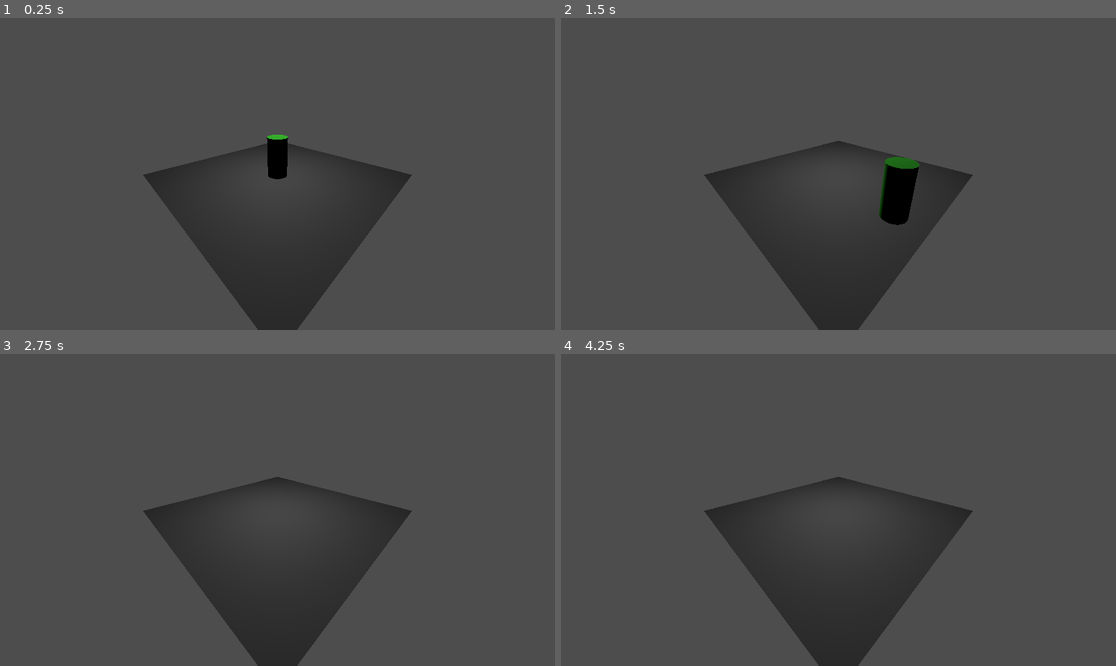
Above: before the commit, frames 1-4 (two rows, left to right).
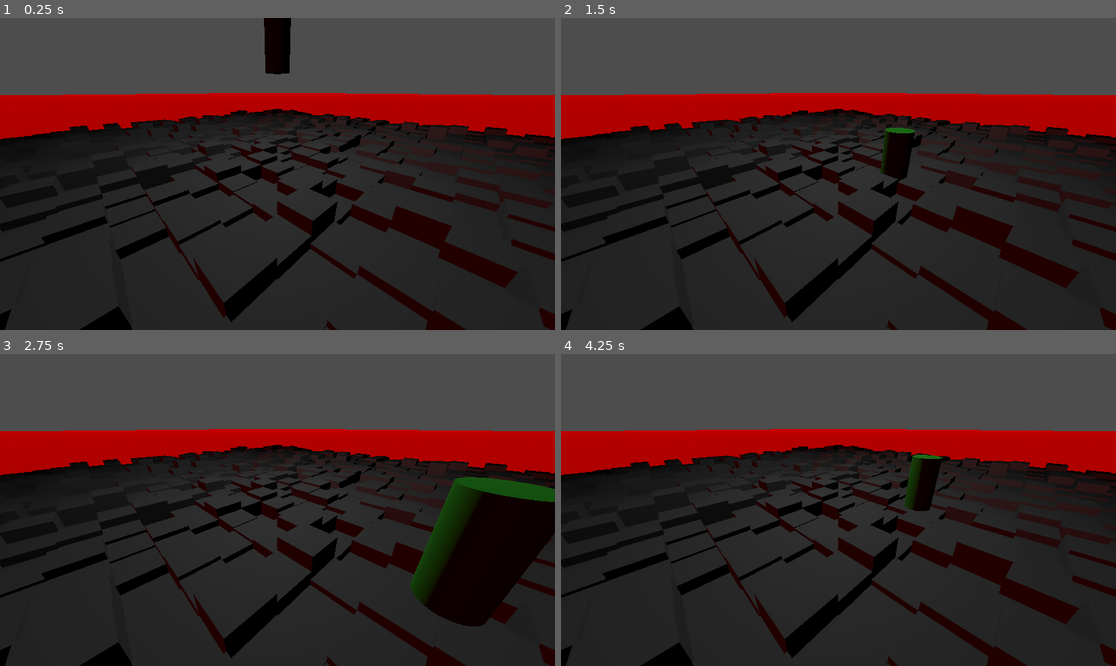
Above: after the commit, the same moments.

Repository: spacemanstan/CrumbleCave
Game: Godot game, scene res://world.tscn
Two runs of this game, one before a commit and one after it. Both use one fixed random seed, a clock stepped at 60 frames per second and the inputs below.
Inputs:
- Up to frame 1 (0.25 s): no input
- Up to frame 2 (1.5 s): tap Enter (ui_accept) at 0.5, 0.77 s; hold Right (ui_right) 0.53-1.28 s; hold Down (ui_down) from 1.28 s (still down)
- Up to frame 3 (2.75 s): tap Enter (ui_accept) at 1.52 s; release Down (ui_down) at 2.03 s; hold Right (ui_right) from 2.03 s (still down)
- Up to frame 4 (4.25 s): release Right (ui_right) at 2.78 s; hold Up (ui_up) 2.78-3.53 s; tap Enter (ui_accept) at 3.02, 3.77 s; hold Left (ui_left) from 3.53 s (still down)

The runs differ from the first frame. In frame 1, 64% of the frame differs, in the area x 0-100%, y 0-100%; in frame 2, 64%; in frame 3, 63%; in frame 4, 64%.

Commit message:
LAVA

Diff:
--- /dev/null
+++ b/Lava.gd
@@ -0,0 +1,13 @@
+extends Sprite3D
+
+@export var riseRate : float = 0.1
+
+# Called when the node enters the scene tree for the first time.
+func _ready():
+	pass # Replace with function body.
+
+
+# Called every frame. 'delta' is the elapsed time since the previous frame.
+func _process(delta):
+	position.y += riseRate * delta
+	pass
--- /dev/null
+++ b/ground-spawner.gd
@@ -0,0 +1,35 @@
+extends Node3D
+
+@export var tile: PackedScene
+@export var MapSize : Vector2 = Vector2(32,32)
+@export_group("Map Gen")
+@export var mapSeedIsRandom : bool = false
+@export var Noise_Type : FastNoiseLite.NoiseType = FastNoiseLite.TYPE_SIMPLEX_SMOOTH
+@export var Octaves : int = 4
+@export var Lacunarity : float = 2
+@export var Frequency : float = 0.5
+
+# Called when the node enters the scene tree for the first time.
+func _ready():
+	for x in range(MapSize.x/2-MapSize.x,MapSize.x/2):
+		for z in range (MapSize.y/2-MapSize.x,MapSize.y/2):
+			var nt = tile.instantiate()
+			var y = getGroundHeight(x, z)
+			nt.position = Vector3(x,y,z)
+			add_child(nt)
+			nt.set_owner(get_tree().edited_scene_root)
+
+func getGroundHeight(x, z):
+	var noise = FastNoiseLite.new()
+	noise.noise_type = Noise_Type
+	noise.fractal_octaves = Octaves
+	noise.fractal_lacunarity = Lacunarity
+	noise.frequency = Frequency
+	noise.seed = 0
+	if(mapSeedIsRandom):
+		noise.seed = randi()
+	return noise.get_noise_2d(x,z) + 1
+
+# Called every frame. 'delta' is the elapsed time since the previous frame.
+func _process(delta):
+	pass
--- /dev/null
+++ b/ground-tile.gd
@@ -0,0 +1,11 @@
+extends StaticBody3D
+
+
+# Called when the node enters the scene tree for the first time.
+func _ready():
+	pass # Replace with function body.
+
+
+# Called every frame. 'delta' is the elapsed time since the previous frame.
+func _process(delta):
+	pass
--- /dev/null
+++ b/ground-tile.tscn
@@ -0,0 +1,20 @@
+[gd_scene load_steps=4 format=3 uid="uid://crox8wywaanqr"]
+
+[ext_resource type="Script" path="res://ground-tile.gd" id="1_f10t3"]
+
+[sub_resource type="BoxShape3D" id="BoxShape3D_wcq17"]
+size = Vector3(1, 20, 1)
+
+[sub_resource type="BoxMesh" id="BoxMesh_qliqq"]
+size = Vector3(1, 20, 1)
+
+[node name="ground" type="StaticBody3D"]
+script = ExtResource("1_f10t3")
+
+[node name="CollisionShape3D" type="CollisionShape3D" parent="."]
+transform = Transform3D(1, 0, 0, 0, 1, 0, 0, 0, 1, 0, -10, 0)
+shape = SubResource("BoxShape3D_wcq17")
+
+[node name="MeshInstance3D" type="MeshInstance3D" parent="."]
+transform = Transform3D(1, 0, 0, 0, 1, 0, 0, 0, 1, 0, -10, 0)
+mesh = SubResource("BoxMesh_qliqq")
--- a/ground.tscn
+++ b/ground.tscn
@@ -1,16 +1,8 @@
-[gd_scene load_steps=3 format=3 uid="uid://dnc46t18jthjl"]
+[gd_scene load_steps=3 format=3 uid="uid://hx8hbbrw2jmq"]
 
-[sub_resource type="BoxShape3D" id="BoxShape3D_xp01e"]
-size = Vector3(10, 1, 10)
+[ext_resource type="Script" path="res://ground-spawner.gd" id="1_04fci"]
+[ext_resource type="PackedScene" uid="uid://crox8wywaanqr" path="res://ground-tile.tscn" id="2_au0yc"]
 
-[sub_resource type="PlaneMesh" id="PlaneMesh_6b0fv"]
-size = Vector2(10, 10)
-
-[node name="ground" type="StaticBody3D"]
-
-[node name="CollisionShape3D" type="CollisionShape3D" parent="."]
-transform = Transform3D(1, 0, 0, 0, 1, 0, 0, 0, 1, 0, -0.5, 0)
-shape = SubResource("BoxShape3D_xp01e")
-
-[node name="MeshInstance3D" type="MeshInstance3D" parent="."]
-mesh = SubResource("PlaneMesh_6b0fv")
+[node name="Node" type="Node3D"]
+script = ExtResource("1_04fci")
+tile = ExtResource("2_au0yc")
--- /dev/null
+++ b/world.gd
@@ -0,0 +1,12 @@
+extends Node
+
+
+# Called when the node enters the scene tree for the first time.
+func _ready():
+	pass # Replace with function body.
+
+
+# Called every frame. 'delta' is the elapsed time since the previous frame.
+func _process(delta):
+	print("FPS: ", Engine.get_frames_per_second())
+	pass
--- a/world.tscn
+++ b/world.tscn
@@ -1,18 +1,42 @@
-[gd_scene load_steps=3 format=3 uid="uid://dbwowjrmyg668"]
+[gd_scene load_steps=7 format=3 uid="uid://dbwowjrmyg668"]
 
-[ext_resource type="PackedScene" uid="uid://dnc46t18jthjl" path="res://ground.tscn" id="1_c83ny"]
-[ext_resource type="PackedScene" uid="uid://quh0pnhlex2d" path="res://player.tscn" id="2_8g7m2"]
+[ext_resource type="PackedScene" uid="uid://hx8hbbrw2jmq" path="res://ground.tscn" id="1_c83ny"]
+[ext_resource type="Script" path="res://world.gd" id="1_ccbp5"]
+[ext_resource type="PackedScene" path="res://player.tscn" id="2_8g7m2"]
+[ext_resource type="Script" path="res://Lava.gd" id="4_24ce5"]
+
+[sub_resource type="Gradient" id="Gradient_i8nsv"]
+colors = PackedColorArray(0.870387, 1.44392e-06, 1.2514e-06, 1, 0.585847, 1.44392e-06, 2.88785e-07, 1)
+
+[sub_resource type="GradientTexture2D" id="GradientTexture2D_ii0j0"]
+gradient = SubResource("Gradient_i8nsv")
+fill_to = Vector2(0.784404, 0.747706)
 
 [node name="world" type="Node"]
-
-[node name="ground" parent="." instance=ExtResource("1_c83ny")]
+script = ExtResource("1_ccbp5")
 
 [node name="player" parent="." instance=ExtResource("2_8g7m2")]
+transform = Transform3D(1, 0, 0, 0, 1, 0, 0, 0, 1, 0, 5, 0)
 
 [node name="Camera3D" type="Camera3D" parent="."]
 transform = Transform3D(0.707107, -0.298445, 0.641039, 0, 0.906566, 0.422065, -0.707107, -0.298445, 0.641039, 6, 4, 6)
 fov = 82.2821
 
 [node name="OmniLight3D" type="OmniLight3D" parent="."]
-transform = Transform3D(1, 0, 0, 0, 1, 0, 0, 0, 1, 0, 4.94329, 0)
+transform = Transform3D(1, 0, 0, 0, 1, 0, 0, 0, 1, 0, 10, 0)
 omni_range = 22.6851
+
+[node name="Ground" parent="." instance=ExtResource("1_c83ny")]
+
+[node name="Lava" type="Sprite3D" parent="."]
+transform = Transform3D(1000, 0, 0, 0, 1000, 0, 0, 0, 1000, 0, 0, 0)
+axis = 1
+texture = SubResource("GradientTexture2D_ii0j0")
+script = ExtResource("4_24ce5")
+riseRate = 0.0
+
+[node name="LavaLight" type="DirectionalLight3D" parent="."]
+light_color = Color(0.745098, 0, 0.0156863, 1)
+light_energy = 0.1
+light_bake_mode = 0
+sky_mode = 1
